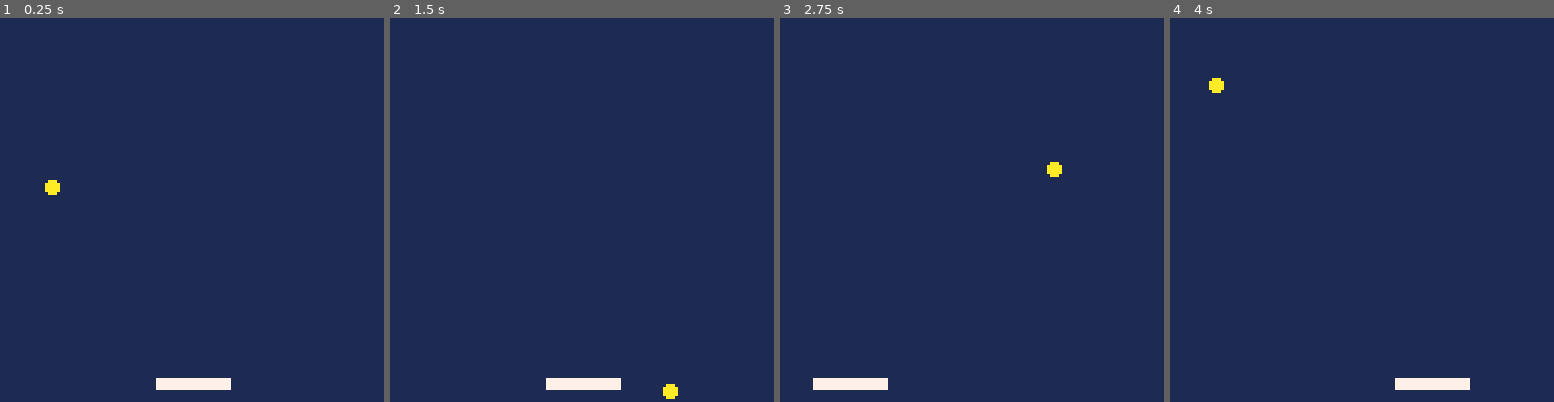
Above: before the commit, frames 1-4 (left to right).
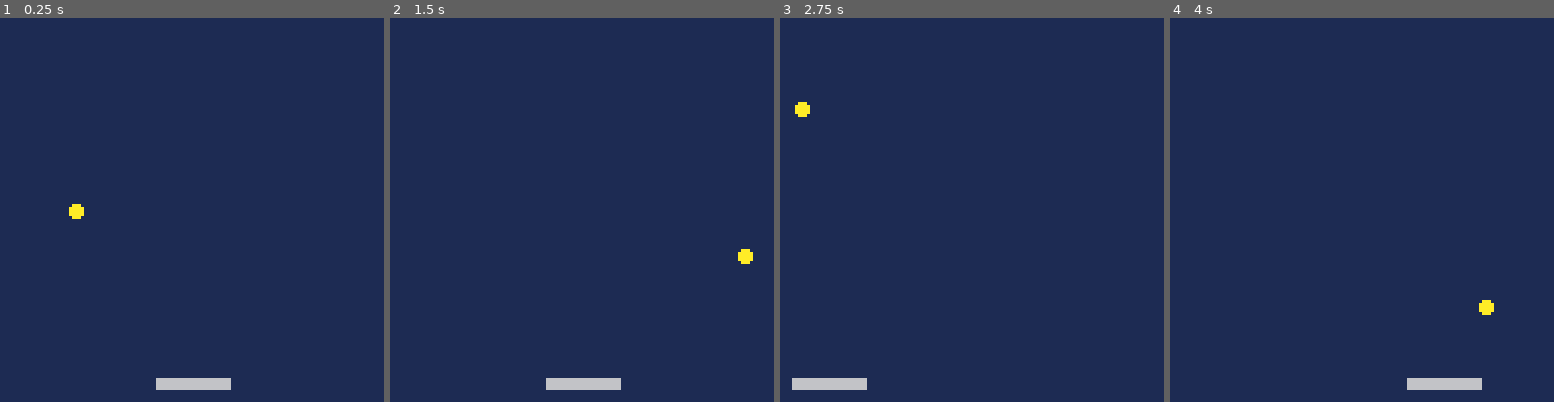
Above: after the commit, the same moments.

Repository: JaelinFord/breakout
Game: PICO-8 cartridge game.p8
The game is run twice, just before and just after one commit, with the same random seed, the same clock (stepped at 60 frames per second) and the same inputs.
Inputs:
- Up to frame 1 (0.25 s): no input
- Up to frame 2 (1.5 s): no input
- Up to frame 3 (2.75 s): hold Left 1.97-2.37 s
- Up to frame 4 (4 s): hold Right 2.87-3.53 s

The runs differ from the first frame. In frame 1, 0.9% of the frame differs, in the area x 11-61%, y 42-97%; in frame 2, 0.9%; in frame 3, 1.0%, in the area x 3-74%, y 21-97%; in frame 4, 1.0%.

Commit message:
Add paddle collision

Diff:
--- a/ball.lua
+++ b/ball.lua
@@ -1,50 +1,133 @@
 function BINIT()
 	BALL_X = 1
 	BALL_Y = 40
-	BALL_DX = 2
-	BALL_DY = 2
+	BALL_DX = 3
+	BALL_DY = 3
 	BALL_R = 2
 	BALL_DR = 0.5
 end
 
 function BUPDATE()
+	local nextx, nexty
+
+	nextx = BALL_X + BALL_DX
+	nexty = BALL_Y + BALL_DY
+
 	-- Make ball bouce when it hits edge of screen
-	BALL_X += BALL_DX
-	BALL_Y += BALL_DY
-	if BALL_X > 127 or BALL_X < 0 then
+	if nextx > 127 or nextx < 0 then
+		nextx = mid(0, nextx, 127)
 		BALL_DX = -BALL_DX
 		sfx(0)
 	end
-	if BALL_Y > 127 or BALL_Y < 0 then
+	if nexty > 127 or nexty < 0 then
+		nexty = mid(0, nexty, 127)
 		BALL_DY = -BALL_DY
 		sfx(0)
 	end
 
-	PAD_C = 7
 	-- Check if the ball collides with the pad
-	if BALL_BOX(PAD_X, PAD_Y, PAD_W, PAD_H) then
+	if BALL_BOX(nextx, nexty, PAD_X, PAD_Y, PAD_W, PAD_H) then
 		-- Deal with collision
-		PAD_C = 8
+		-- Find out direction to deflect
+		if deflx_ballbox(BALL_X, BALL_Y, BALL_DX, BALL_DY, PAD_X, PAD_Y, PAD_W, PAD_H) then
+			BALL_DX = -BALL_DX
+		else
+			BALL_DY = -BALL_DY
+		end
+		sfx(1)
 	end
+
+	BALL_X = nextx
+	BALL_Y = nexty
 end
 
 function BDRAW()
 	circfill(BALL_X, BALL_Y, BALL_R, 10)
 end
 
-function BALL_BOX(BOX_X, BOX_Y, BOX_W, BOX_H)
+-- ============================================================================================= --
+
+function BALL_BOX(bx, by, BOX_X, BOX_Y, BOX_W, BOX_H)
 	-- Checks for a collision of the ball with a rectangle
-	if BALL_Y - BALL_R > BOX_Y + BOX_H then
+	if by - BALL_R > BOX_Y + BOX_H then
 		return false
 	end
-	if BALL_Y + BALL_R < BOX_Y then
+	if by + BALL_R < BOX_Y then
 		return false
 	end
-	if BALL_X - BALL_R > BOX_X + BOX_W then
+	if bx - BALL_R > BOX_X + BOX_W then
 		return false
 	end
-	if BALL_X + BALL_R < BOX_X then
+	if bx + BALL_R < BOX_X then
 		return false
 	end
 	return true
 end
+
+function deflx_ballbox(bx, by, bdx, bdy, tx, ty, tw, th)
+	-- calculate wether to deflect the ball
+	-- horizontally or vertically when it hits a box
+	if bdx == 0 then
+		-- moving vertically
+		return false
+	elseif bdy == 0 then
+		-- moving horizontally
+		return true
+	else
+		-- moving diagonally
+		-- calculate slope
+		local slp = bdy / bdx
+		local cx, cy
+		-- check variants
+		if slp > 0 and bdx > 0 then
+			-- moving down right
+			debug1 = "q1"
+			cx = tx - bx
+			cy = ty - by
+			if cx <= 0 then
+				return false
+			elseif cy / cx < slp then
+				return true
+			else
+				return false
+			end
+		elseif slp < 0 and bdx > 0 then
+			debug1 = "q2"
+			-- moving up right
+			cx = tx - bx
+			cy = ty + th - by
+			if cx <= 0 then
+				return false
+			elseif cy / cx < slp then
+				return false
+			else
+				return true
+			end
+		elseif slp > 0 and bdx < 0 then
+			debug1 = "q3"
+			-- moving left up
+			cx = tx + tw - bx
+			cy = ty + th - by
+			if cx >= 0 then
+				return false
+			elseif cy / cx > slp then
+				return false
+			else
+				return true
+			end
+		else
+			-- moving left down
+			debug1 = "q4"
+			cx = tx + tw - bx
+			cy = ty - by
+			if cx >= 0 then
+				return false
+			elseif cy / cx < slp then
+				return false
+			else
+				return true
+			end
+		end
+	end
+	return false
+end
--- a/paddle.lua
+++ b/paddle.lua
@@ -11,12 +11,12 @@
 	local buttpress = false
 	-- Left
 	if btn(0) then
-		PAD_DX = -3
+		PAD_DX = -3.5
 		buttpress = true
 	end
 	-- Right
 	if btn(1) then
-		PAD_DX = 3
+		PAD_DX = 3.5
 		buttpress = true
 	end
 	-- Floatyness of the pad
